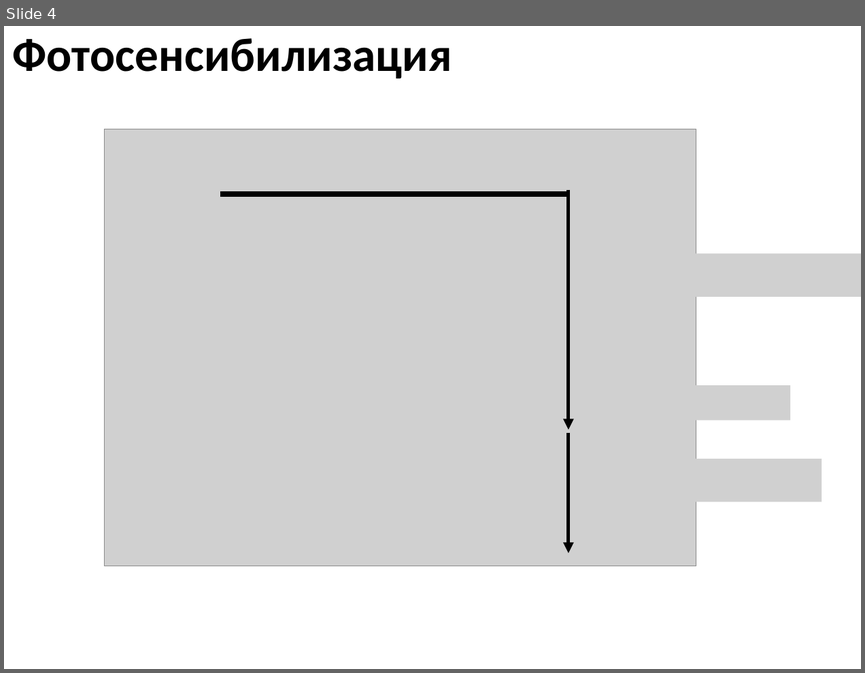
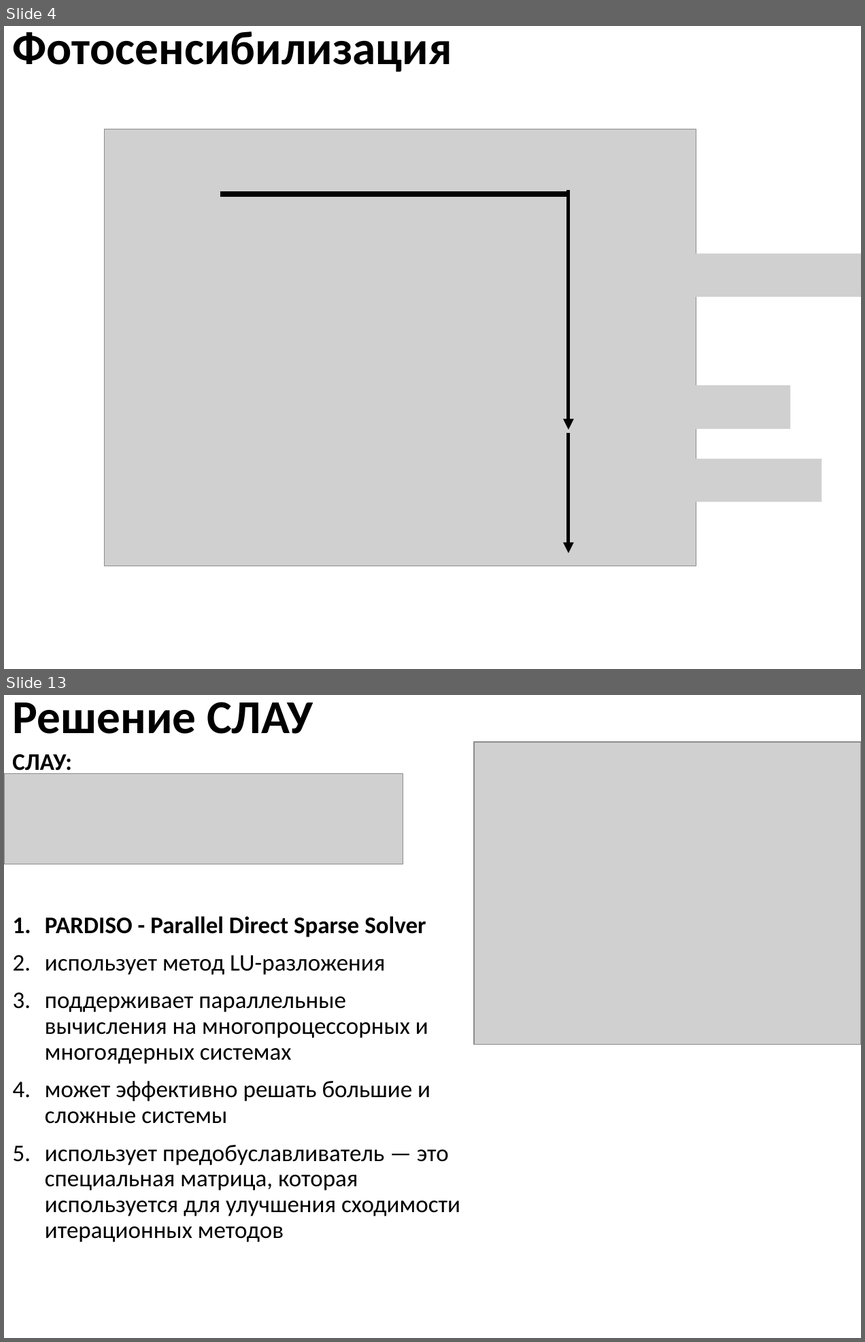
Before and after one commit to EnglishBeach/Course-work, a slide deck: Презентация.pptx. Shown one above the other, each under a label of ours: slide 4 before the commit, slides 4 and 13 after it; the slides between them are not shown. The pictures are 865x673 and 865x1342 pixels, drawn with LibreOffice and Linux fonts; fonts in the diff are those of the drawing; grey boxes stand for pictures. Boxes give left, top, right and bottom in pixels: in the first picture for what was removed or moved away, otherwise in the second. Text is boxed around its words. In the diff, an @@ line names an element or a change of style, - is before the commit and + after.

```diff
--- a/Презентация.pptx
+++ b/Презентация.pptx
@@ slide 13 added at box(4, 695, 861, 1338), background #FFFFFF @@
@@ title added at box(13, 702, 313, 734), 39.6 pt, text #000000, bold @@
+Решение СЛАУ
@@ text added at box(12, 754, 72, 776), 20 pt, text #000000, bold @@
+СЛАУ:
@@ picture added at box(475, 742, 861, 1045) @@
@@ picture added at box(4, 774, 402, 864) @@
@@ text added at box(45, 916, 460, 1242), 20 pt, text #000000 @@
+1. PARDISO - Parallel Direct Sparse Solver
+2. использует метод LU-разложения
+3. поддерживает параллельные вычисления на многопроцессорных и многоядерных системах
+4. может эффективно решать большие и сложные системы
+5. использует предобуславливатель — это специальная матрица, которая используется для улучшения сходимости итерационных методов
@@ slide 4 changed as well @@
@@ title "Фотосенсибилизация": place and size @@
-title "Фотосенсибилизация" at box(13, 38, 452, 79)
+title "Фотосенсибилизация" at box(13, 31, 452, 72)
@@ picture: place and size @@
-picture at box(647, 385, 791, 420)
+picture at box(647, 385, 791, 429)
```
Also in this commit, not shown: 2 other slides changed, 12 other slides added, 3 slides removed, 4 other files.
